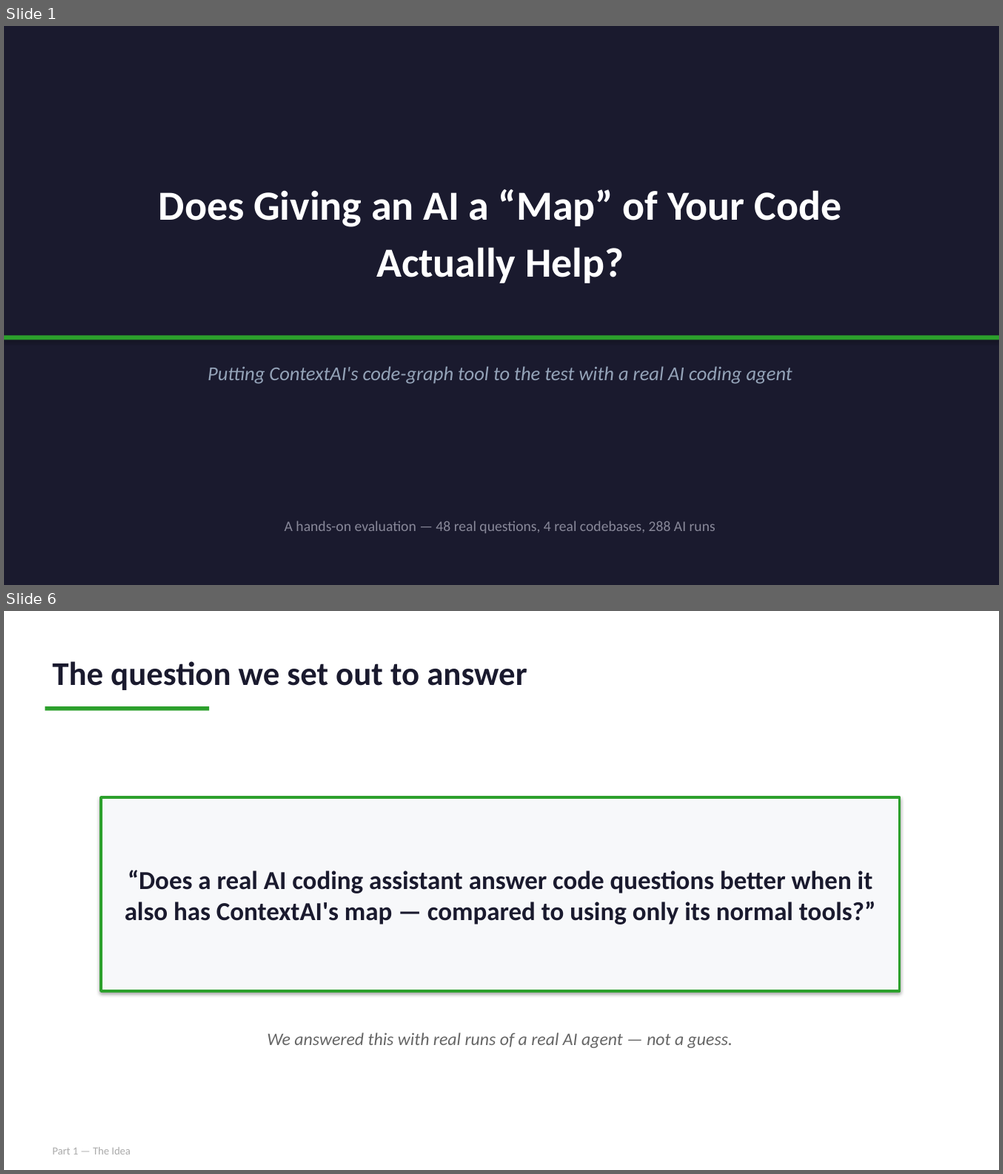
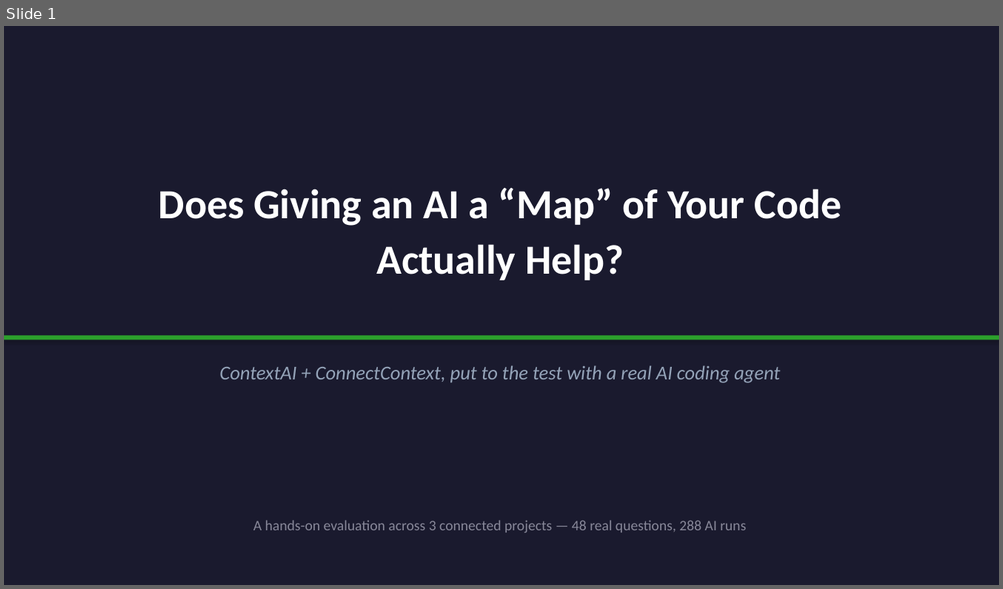
Before and after one commit to shobhit0521/Test_context, a slide deck: presentation/ContextAI_Evaluation.pptx. Shown one above the other, each under a label of ours: slides 1 and 6 before the commit, slide 1 after it; the slides between them are not shown. The pictures are 1003x1174 and 1003x589 pixels, drawn with LibreOffice and Linux fonts; fonts in the diff are those of the drawing. Boxes give left, top, right and bottom in pixels: in the first picture for what was removed or moved away, otherwise in the second. Text is boxed around its words. In the diff, an @@ line names an element or a change of style, - is before the commit and + after.

```diff
--- a/presentation/ContextAI_Evaluation.pptx
+++ b/presentation/ContextAI_Evaluation.pptx
@@ slide 6 removed at (4,611,999,1170), background #FFFFFF @@
@@ text removed at (52,661,526,690) @@
-The question we set out to answer
@@ rectangle removed at (45,706,209,711) @@
@@ rectangle removed at (101,797,899,991) @@
-“Does a real AI coding assistant answer code questions better when it also has ContextAI's map — compared to using only its normal tools?”
@@ text removed at (267,1033,732,1048) @@
-We answered this with real runs of a real AI agent — not a guess.
@@ text removed at (52,1147,131,1155) @@
-Part 1 — The Idea
@@ slide 1 changed as well @@
@@ text "Does Giving an AI a ..." at (159,188,841,281): line spacing 1.15 to 1.12 @@
@@ text at (219,366,780,383): text changed @@
-Putting ContextAI's code-graph tool to the test with a real AI coding agent
+ContextAI + ConnectContext, put to the test with a real AI coding agent
@@ text at (253,520,745,533): text changed @@
-A hands-on evaluation — 48 real questions, 4 real codebases, 288 AI runs
+A hands-on evaluation across 3 connected projects — 48 real questions, 288 AI runs
```
Also in this commit, not shown: 5 other slides changed, 7 slides added, 19 other slides removed, 7 other files.
